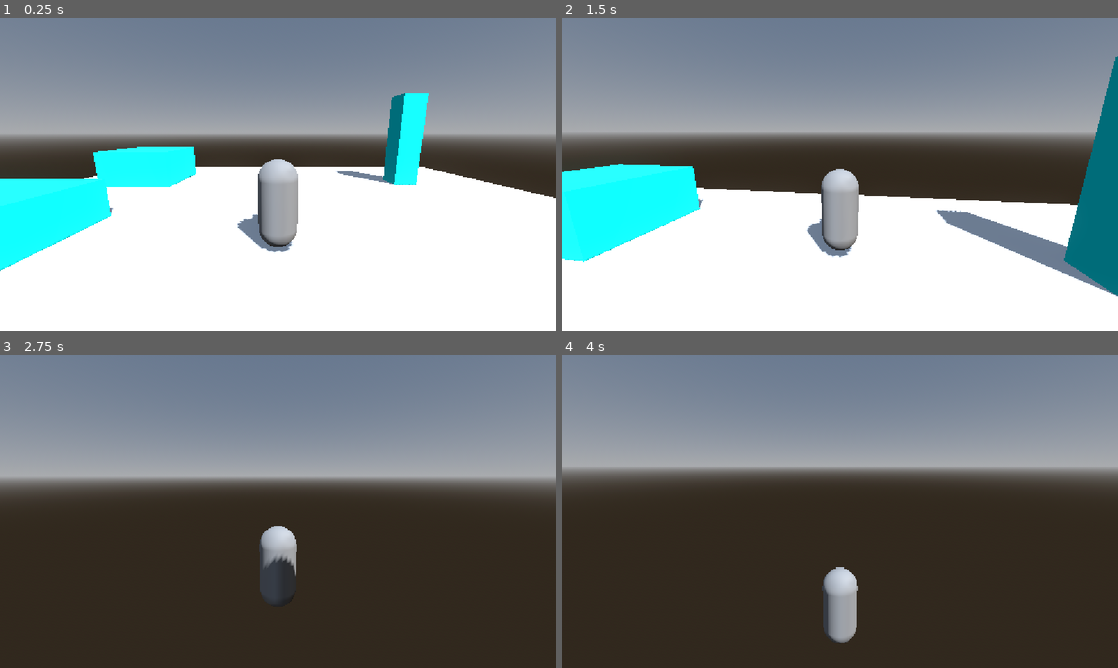
Above: before the commit, frames 1-4 (two rows, left to right).
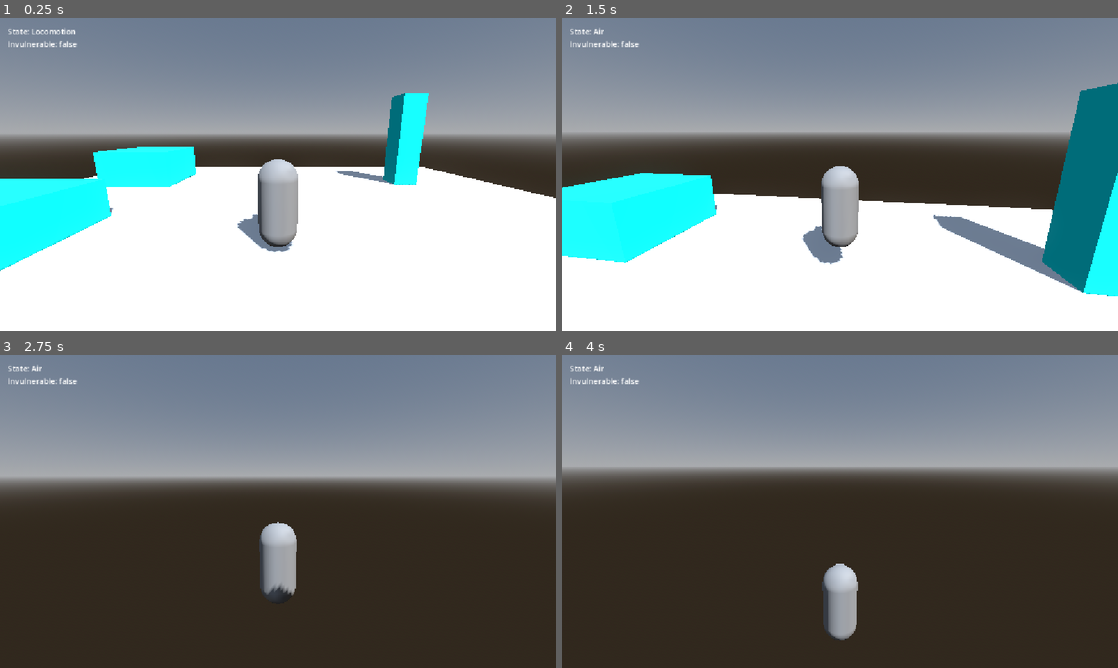
Above: after the commit, the same moments.

Repository: allanbil214/sekiro-like
Game: Godot game, scene res://scenes/arena/test_arena.tscn
Two runs of this game, one before a commit and one after it. Both use one fixed random seed, a clock stepped at 60 frames per second and the inputs below.
Inputs (mouse positions are in pixels of both pictures, inside the frame that each line leads up to):
- Up to frame 1 (0.25 s): no input
- Up to frame 2 (1.5 s): tap Enter at 0.5 s; move the mouse to (867, 174) at 0.52 s; hold Shift (dodge) 0.53-1.28 s; hold W (move_forward) from 0.53 s (still down); tap Space (jump) at 0.77, 0.8, 1.07, 1.35 s; move the mouse to (812, 174) at 1.27 s
- Up to frame 3 (2.75 s): keep holding W (move_forward); tap Space (jump) at 1.52, 1.82, 2.3 s; tap Shift (dodge) at 1.55 s; move the mouse to (289, 505) at 2.02 s; hold Shift (dodge) from 2.03 s (still down)
- Up to frame 4 (4 s): keep holding W (move_forward); move the mouse to (834, 517) at 2.77 s; release Shift (dodge) at 2.78 s; tap Shift (dodge) at 2.85 s; tap Space (jump) at 3.02, 3.32, 3.6, 3.77 s; move the mouse to (878, 514) at 3.52 s

The runs differ from the first frame. In frame 1, 0.2% of the frame differs, in the area x 1-20%, y 3-74%; in frame 2, 9.6%, in the area x 0-100%, y 3-90%; in frame 3, 0.9%; in frame 4, 0.4%.

Commit message:
feat: add state machine, dodge, jump, dash (step2a)

Diff:
--- /dev/null
+++ b/actions/dodge.tres
@@ -0,0 +1,14 @@
+[gd_resource type="Resource" script_class="ActionData" format=3]
+
+[ext_resource type="Script" path="res://resources/action_data.gd" id="1_actiondata"]
+
+[resource]
+script = ExtResource("1_actiondata")
+kind = 1
+animation = &"dodge"
+duration = 0.45
+locked_until = 0.3
+cancel_window = Vector2(0.3, 0.45)
+iframes = Vector2(0.05, 0.28)
+move_speed = 11.0
+move_window = Vector2(0, 0.3)
--- /dev/null
+++ b/resources/action_data.gd
@@ -0,0 +1,63 @@
+class_name ActionData
+extends Resource
+## Data for one action (dodge, attack, heal...). Edit the .tres in the Inspector.
+## All times are in seconds from the start of the action. Windows are (start, end).
+
+enum Kind { ATTACK, DODGE, GUARD, HEAL, JUMP, WALL_JUMP, LEDGE_CLIMB, PERILOUS_THRUST, PERILOUS_SWEEP, GRAB, OTHER }
+
+@export var kind: Kind = Kind.ATTACK
+@export var animation: StringName
+@export var duration: float = 0.8
+## Speed of the action clock. Animations will follow this later.
+@export var speed_scale: float = 1.0
+
+@export_group("Windows")
+## No other action is allowed before this time.
+@export var locked_until: float = 0.5
+## When the action may be interrupted. (0, 0) means from locked_until to the end.
+@export var cancel_window: Vector2 = Vector2.ZERO
+## Not used yet (attack chaining, Step 3).
+@export var buffer_window: Vector2 = Vector2.ZERO
+## Hitbox active window (used from Step 4).
+@export var active_hit: Vector2 = Vector2.ZERO
+## Invulnerable window.
+@export var iframes: Vector2 = Vector2.ZERO
+
+@export_group("Movement")
+@export var move_speed: float = 0.0
+@export var move_window: Vector2 = Vector2.ZERO
+## Speed fades linearly to 0 across move_window.
+@export var move_fade: bool = true
+
+@export_group("Combat")
+@export var damage: float = 0.0
+@export var posture_damage: float = 0.0
+@export var guardable: bool = true
+@export var deflectable: bool = true
+@export var pauses_posture_regen: bool = true
+## Next action in a combo. Loop back to the first one for the combo loop.
+@export var combo_next: ActionData
+
+
+static func in_window(window: Vector2, time: float) -> bool:
+	return time >= window.x and time < window.y
+
+
+func is_locked(time: float) -> bool:
+	return time < locked_until
+
+
+func can_cancel(time: float) -> bool:
+	if time < locked_until:
+		return false
+	if cancel_window == Vector2.ZERO:
+		return true
+	return in_window(cancel_window, time)
+
+
+func has_iframes(time: float) -> bool:
+	return in_window(iframes, time)
+
+
+func is_hit_active(time: float) -> bool:
+	return in_window(active_hit, time)
--- a/scenes/player/player.tscn
+++ b/scenes/player/player.tscn
@@ -2,6 +2,13 @@
 
 [ext_resource type="Script" uid="uid://dihu6p5qetbd5" path="res://scripts/player/player.gd" id="1_dovo2"]
 [ext_resource type="Script" uid="uid://cihgadc8vxu18" path="res://scripts/player/camera_rig.gd" id="2_gmlin"]
+[ext_resource type="Script" uid="uid://bmsjl77m5j8qw" path="res://scripts/player/states/state_machine.gd" id="3_5gtgg"]
+[ext_resource type="Script" uid="uid://bk7e1ftndsj83" path="res://scripts/player/states/locomotion_state.gd" id="4_h17s1"]
+[ext_resource type="Script" uid="uid://n7b80fl5racg" path="res://scripts/player/states/air_state.gd" id="5_je7p5"]
+[ext_resource type="Script" uid="uid://dbyobsb5bm262" path="res://scripts/player/states/dodge_state.gd" id="6_fm80t"]
+[ext_resource type="Resource" path="res://actions/dodge.tres" id="7_gx1jg"]
+[ext_resource type="Script" uid="uid://cc8d2yi3m60l5" path="res://scripts/player/states/dash_state.gd" id="8_ugbui"]
+[ext_resource type="Script" uid="uid://cnqtx575vtp13" path="res://scripts/ui/debug_overlay.gd" id="9_fcs02"]
 
 [sub_resource type="CapsuleShape3D" id="CapsuleShape3D_wynvb"]
 radius = 0.4
@@ -42,3 +49,24 @@
 spring_length = 4.0
 
 [node name="Camera3D" type="Camera3D" parent="CameraRig/SpringArm3D" unique_id=1164152523]
+
+[node name="StateMachine" type="Node" parent="." unique_id=1232450398 node_paths=PackedStringArray("initial_state")]
+script = ExtResource("3_5gtgg")
+initial_state = NodePath("Locomotion")
+metadata/_custom_type_script = "uid://bmsjl77m5j8qw"
+
+[node name="Locomotion" type="Node" parent="StateMachine" unique_id=1963598198]
+script = ExtResource("4_h17s1")
+
+[node name="Air" type="Node" parent="StateMachine" unique_id=35076688]
+script = ExtResource("5_je7p5")
+
+[node name="Dodge" type="Node" parent="StateMachine" unique_id=1458400888]
+script = ExtResource("6_fm80t")
+action = ExtResource("7_gx1jg")
+
+[node name="Dash" type="Node" parent="StateMachine" unique_id=702889451]
+script = ExtResource("8_ugbui")
+
+[node name="DebugOverlay" type="CanvasLayer" parent="." unique_id=1008711021]
+script = ExtResource("9_fcs02")
--- /dev/null
+++ b/scripts/player/input_buffer.gd
@@ -0,0 +1,40 @@
+class_name InputBuffer
+extends RefCounted
+## Remembers recent button presses so an action pressed slightly early still counts.
+
+var buffer_time: float
+var tracked: Array[StringName] = [&"jump", &"dodge"]
+
+var _time: float = 0.0
+var _pressed_at: Dictionary = {}
+
+
+func _init(p_buffer_time: float = 0.15) -> void:
+	buffer_time = p_buffer_time
+
+
+## Call once per physics frame, before the states run.
+func tick(delta: float) -> void:
+	_time += delta
+	for action in tracked:
+		if Input.is_action_just_pressed(action):
+			_pressed_at[action] = _time
+
+
+func has_pressed(action: StringName) -> bool:
+	if not _pressed_at.has(action):
+		return false
+	var pressed_time: float = _pressed_at[action]
+	return _time - pressed_time <= buffer_time
+
+
+## True if the action was pressed recently. Using it up so it can't trigger twice.
+func consume(action: StringName) -> bool:
+	if has_pressed(action):
+		_pressed_at.erase(action)
+		return true
+	return false
+
+
+func clear(action: StringName) -> void:
+	_pressed_at.erase(action)
--- a/scripts/player/player.gd
+++ b/scripts/player/player.gd
@@ -1,9 +1,11 @@
+class_name Player
 extends CharacterBody3D
-## Step 1: basic movement + jump. Will be restructured into states in step 2.
+## Shared player data and helpers. Behavior lives in the states under StateMachine.
 
 @export_group("Movement")
 @export var run_speed: float = 6.5
 @export var walk_speed: float = 2.5
+@export var dash_speed: float = 9.0
 @export var acceleration: float = 50.0
 @export var deceleration: float = 60.0
 @export var turn_speed: float = 18.0
@@ -12,48 +14,60 @@
 @export var jump_velocity: float = 7.0
 @export var gravity_multiplier: float = 2.0
 @export var coyote_time: float = 0.1
-@export var jump_buffer_time: float = 0.15
+
+@export_group("Input")
+@export var input_buffer_time: float = 0.15
 
 ## Guard will set this later to force walking.
 var walk_only: bool = false
+## Set by actions during their i-frame window (read by the damage system in Step 4).
+var invulnerable: bool = false
+var coyote_timer: float = 0.0
+var input_buffer: InputBuffer
 
-var _coyote_timer: float = 0.0
-var _jump_buffer_timer: float = 0.0
+@onready var visual: Node3D = $Visual
+@onready var camera_rig: Node3D = $CameraRig
+@onready var state_machine: StateMachine = $StateMachine
 
-@onready var _visual: Node3D = $Visual
-@onready var _camera_rig: Node3D = $CameraRig
+
+func _ready() -> void:
+	input_buffer = InputBuffer.new(input_buffer_time)
+	state_machine.setup(self)
+	state_machine.start()
 
 
 func _physics_process(delta: float) -> void:
-	_apply_gravity_and_jump(delta)
-	_apply_movement(delta)
+	input_buffer.tick(delta)
+	state_machine.physics_update(delta)
 	move_and_slide()
 
 
-func _apply_gravity_and_jump(delta: float) -> void:
-	if is_on_floor():
-		_coyote_timer = coyote_time
-	else:
-		_coyote_timer = maxf(_coyote_timer - delta, 0.0)
-		velocity += get_gravity() * gravity_multiplier * delta
-
-	if Input.is_action_just_pressed("jump"):
-		_jump_buffer_timer = jump_buffer_time
-	else:
-		_jump_buffer_timer = maxf(_jump_buffer_timer - delta, 0.0)
-
-	if _jump_buffer_timer > 0.0 and _coyote_timer > 0.0:
-		velocity.y = jump_velocity
-		_jump_buffer_timer = 0.0
-		_coyote_timer = 0.0
+## Movement input in world space, relative to the camera. Length 0 to 1.
+func get_move_input() -> Vector3:
+	var input_dir := Input.get_vector("move_left", "move_right", "move_forward", "move_back")
+	var cam_basis := Basis(Vector3.UP, camera_rig.global_rotation.y)
+	return cam_basis * Vector3(input_dir.x, 0.0, input_dir.y)
 
 
-func _apply_movement(delta: float) -> void:
-	var input_dir := Input.get_vector("move_left", "move_right", "move_forward", "move_back")
-	var cam_basis := Basis(Vector3.UP, _camera_rig.global_rotation.y)
-	var move_dir: Vector3 = cam_basis * Vector3(input_dir.x, 0.0, input_dir.y)
+func get_move_speed() -> float:
+	return walk_speed if walk_only else run_speed
 
-	var speed := walk_speed if walk_only else run_speed
+
+func get_facing_direction() -> Vector3:
+	return -visual.global_transform.basis.z
+
+
+func apply_gravity(delta: float) -> void:
+	velocity += get_gravity() * gravity_multiplier * delta
+
+
+func start_jump() -> void:
+	velocity.y = jump_velocity
+	coyote_timer = 0.0
+
+
+func apply_horizontal_movement(delta: float, speed: float) -> void:
+	var move_dir := get_move_input()
 	var target_vel := move_dir * speed
 	var horizontal := Vector3(velocity.x, 0.0, velocity.z)
 	var rate := acceleration if move_dir.length_squared() > 0.0 else deceleration
@@ -61,7 +75,31 @@
 	velocity.x = horizontal.x
 	velocity.z = horizontal.z
 
+
+func decelerate(delta: float) -> void:
+	var horizontal := Vector3(velocity.x, 0.0, velocity.z)
+	horizontal = horizontal.move_toward(Vector3.ZERO, deceleration * delta)
+	velocity.x = horizontal.x
+	velocity.z = horizontal.z
+
+
+func set_horizontal_velocity(v: Vector3) -> void:
+	velocity.x = v.x
+	velocity.z = v.z
+
+
+## Turn smoothly toward the movement input (if any).
+func face_input(delta: float) -> void:
+	var move_dir := get_move_input()
 	if move_dir.length_squared() > 0.01:
-		var target_yaw := atan2(-move_dir.x, -move_dir.z)
-		_visual.rotation.y = lerp_angle(
-				_visual.rotation.y, target_yaw, 1.0 - exp(-turn_speed * delta))
+		face_direction(move_dir, delta)
+
+
+func face_direction(dir: Vector3, delta: float) -> void:
+	var target_yaw := atan2(-dir.x, -dir.z)
+	visual.rotation.y = lerp_angle(visual.rotation.y, target_yaw, 1.0 - exp(-turn_speed * delta))
+
+
+## Turn instantly (used when an action starts).
+func snap_facing(dir: Vector3) -> void:
+	visual.rotation.y = atan2(-dir.x, -dir.z)
--- /dev/null
+++ b/scripts/player/states/action_state.gd
@@ -0,0 +1,67 @@
+class_name ActionState
+extends State
+## Runs any ActionData on an "action clock". Windows in the data are read against
+## action_time, so a later AnimationPlayer can simply follow it. Dodge, attacks, and
+## other actions extend this.
+
+@export var action: ActionData
+
+var action_time: float = 0.0
+var speed_scale: float = 1.0
+
+var _move_dir: Vector3 = Vector3.ZERO
+var _move_speed_multiplier: float = 1.0
+
+
+func enter(previous: StringName) -> void:
+	action_time = 0.0
+	speed_scale = action.speed_scale
+	_move_dir = Vector3.ZERO
+	_move_speed_multiplier = 1.0
+	_on_action_enter(previous)
+
+
+func exit(_next: StringName) -> void:
+	player.invulnerable = false
+	_on_action_exit()
+
+
+func physics_update(delta: float) -> void:
+	action_time += delta * speed_scale
+	player.invulnerable = action.has_iframes(action_time)
+	if not player.is_on_floor():
+		player.apply_gravity(delta)
+	_apply_action_movement(delta)
+	_on_action_update(delta)
+	if machine.current != self:
+		return
+	if action_time >= action.duration:
+		_on_action_finished()
+
+
+func _apply_action_movement(delta: float) -> void:
+	var window := action.move_window
+	if _move_dir != Vector3.ZERO and ActionData.in_window(window, action_time):
+		var factor := 1.0
+		if action.move_fade:
+			factor = 1.0 - (action_time - window.x) / maxf(window.y - window.x, 0.001)
+		player.set_horizontal_velocity(_move_dir * action.move_speed * _move_speed_multiplier * factor)
+	else:
+		player.decelerate(delta)
+
+
+## Hooks for subclasses.
+func _on_action_enter(_previous: StringName) -> void:
+	pass
+
+
+func _on_action_exit() -> void:
+	pass
+
+
+func _on_action_update(_delta: float) -> void:
+	pass
+
+
+func _on_action_finished() -> void:
+	machine.transition_to(&"Locomotion")
--- /dev/null
+++ b/scripts/player/states/air_state.gd
@@ -0,0 +1,14 @@
+class_name AirState
+extends State
+## In the air: gravity, air control, coyote jump, and landing.
+
+
+func physics_update(delta: float) -> void:
+	player.coyote_timer = maxf(player.coyote_timer - delta, 0.0)
+	player.apply_gravity(delta)
+	if player.coyote_timer > 0.0 and player.input_buffer.consume(&"jump"):
+		player.start_jump()
+	player.apply_horizontal_movement(delta, player.get_move_speed())
+	player.face_input(delta)
+	if player.is_on_floor() and player.velocity.y <= 0.0:
+		machine.transition_to(&"Locomotion")
--- /dev/null
+++ b/scripts/player/states/dash_state.gd
@@ -0,0 +1,21 @@
+class_name DashState
+extends State
+## Fast run while the dodge button stays held. Ends on release, no movement input,
+## leaving the ground, or jumping.
+
+
+func physics_update(delta: float) -> void:
+	if not player.is_on_floor():
+		player.coyote_timer = player.coyote_time
+		machine.transition_to(&"Air")
+		return
+	if player.input_buffer.consume(&"jump"):
+		player.start_jump()
+		machine.transition_to(&"Air")
+		return
+	var has_input := player.get_move_input().length_squared() > 0.01
+	if not Input.is_action_pressed("dodge") or not has_input:
+		machine.transition_to(&"Locomotion")
+		return
+	player.apply_horizontal_movement(delta, player.dash_speed)
+	player.face_input(delta)
--- /dev/null
+++ b/scripts/player/states/dodge_state.gd
@@ -0,0 +1,37 @@
+class_name DodgeState
+extends ActionState
+## Dodge: a burst of movement with i-frames. Direction follows the movement input;
+## with no input it is a backstep. Holding the dodge button after the locked window
+## ends turns it into a dash.
+
+@export var backstep_speed_multiplier: float = 0.7
+
+
+func _on_action_enter(_previous: StringName) -> void:
+	var input_dir := player.get_move_input()
+	if input_dir.length_squared() > 0.01:
+		_move_dir = input_dir.normalized()
+		_move_speed_multiplier = 1.0
+		player.snap_facing(_move_dir)
+	else:
+		var back := -player.get_facing_direction()
+		back.y = 0.0
+		_move_dir = back.normalized()
+		_move_speed_multiplier = backstep_speed_multiplier
+
+
+func _on_action_update(_delta: float) -> void:
+	if not action.can_cancel(action_time):
+		return
+	if player.is_on_floor() and player.input_buffer.consume(&"jump"):
+		player.start_jump()
+		machine.transition_to(&"Air")
+		return
+	if player.input_buffer.consume(&"dodge"):
+		machine.transition_to(&"Dodge")
+		return
+	if player.get_move_input().length_squared() > 0.01:
+		if Input.is_action_pressed("dodge"):
+			machine.transition_to(&"Dash")
+		else:
+			machine.transition_to(&"Locomotion")
--- /dev/null
+++ b/scripts/player/states/locomotion_state.gd
@@ -0,0 +1,19 @@
+class_name LocomotionState
+extends State
+## Normal ground movement. Starts jumps and dodges.
+
+
+func physics_update(delta: float) -> void:
+	if not player.is_on_floor():
+		player.coyote_timer = player.coyote_time
+		machine.transition_to(&"Air")
+		return
+	if player.input_buffer.consume(&"jump"):
+		player.start_jump()
+		machine.transition_to(&"Air")
+		return
+	if player.input_buffer.consume(&"dodge"):
+		machine.transition_to(&"Dodge")
+		return
+	player.apply_horizontal_movement(delta, player.get_move_speed())
+	player.face_input(delta)
--- /dev/null
+++ b/scripts/player/states/state.gd
@@ -0,0 +1,18 @@
+class_name State
+extends Node
+## Base class for player states. Set up by StateMachine.
+
+var player: Player
+var machine: StateMachine
+
+
+func enter(_previous: StringName) -> void:
+	pass
+
+
+func exit(_next: StringName) -> void:
+	pass
+
+
+func physics_update(_delta: float) -> void:
+	pass
--- /dev/null
+++ b/scripts/player/states/state_machine.gd
@@ -0,0 +1,51 @@
+class_name StateMachine
+extends Node
+## Holds the player's states (its child nodes) and switches between them.
+## The Player calls physics_update() so the update order stays predictable.
+
+@export var initial_state: State
+
+var current: State
+
+var _states: Dictionary = {}
+
+
+func setup(player: Player) -> void:
+	for child in get_children():
+		var state := child as State
+		if state == null:
+			continue
+		state.player = player
+		state.machine = self
+		_states[state.name] = state
+
+
+func start() -> void:
+	assert(initial_state != null, "StateMachine: set Initial State in the Inspector.")
+	current = initial_state
+	current.enter(&"")
+
+
+func physics_update(delta: float) -> void:
+	if current != null:
+		current.physics_update(delta)
+
+
+## Switch state. Callers should return right after calling this.
+func transition_to(state_name: StringName) -> void:
+	var next: State = _states.get(state_name)
+	if next == null:
+		push_error("StateMachine: no state named '%s'" % str(state_name))
+		return
+	var previous: StringName = &""
+	if current != null:
+		previous = current.name
+		current.exit(next.name)
+	current = next
+	current.enter(previous)
+
+
+func get_current_name() -> StringName:
+	if current == null:
+		return &""
+	return current.name
--- /dev/null
+++ b/scripts/ui/debug_overlay.gd
@@ -0,0 +1,36 @@
+class_name DebugOverlay
+extends CanvasLayer
+## Debug info: current state, i-frames, action clock. Must be a direct child of Player.
+
+## Tint the body while the player is invulnerable.
+@export var tint_on_iframes: bool = true
+@export var tint_color: Color = Color(0.3, 0.7, 1.0)
+
+var _player: Player
+var _label: Label
+var _body: MeshInstance3D
+var _tint_material: StandardMaterial3D
+
+
+func _ready() -> void:
+	_player = get_parent() as Player
+	_body = _player.get_node_or_null("Visual/Body") as MeshInstance3D
+	_label = Label.new()
+	_label.position = Vector2(16, 16)
+	add_child(_label)
+	_tint_material = StandardMaterial3D.new()
+	_tint_material.albedo_color = tint_color
+
+
+func _process(_delta: float) -> void:
+	var machine := _player.state_machine
+	var text := "State: %s\nInvulnerable: %s" % [machine.get_current_name(), _player.invulnerable]
+	var action_state := machine.current as ActionState
+	if action_state != null:
+		text += "\nAction time: %.2f / %.2f" % [action_state.action_time, action_state.action.duration]
+	_label.text = text
+	if _body != null:
+		if tint_on_iframes and _player.invulnerable:
+			_body.material_override = _tint_material
+		else:
+			_body.material_override = null
Not shown, added: resources/action_data.gd.uid
Not shown, added: scripts/player/input_buffer.gd.uid
Not shown, added: scripts/player/states/action_state.gd.uid
Not shown, added: scripts/player/states/air_state.gd.uid
Not shown, added: scripts/player/states/dash_state.gd.uid
Not shown, added: scripts/player/states/dodge_state.gd.uid
Not shown, added: scripts/player/states/locomotion_state.gd.uid
Not shown, added: scripts/player/states/state.gd.uid
Not shown, added: scripts/player/states/state_machine.gd.uid
Not shown, added: scripts/ui/debug_overlay.gd.uid
Not shown, changed: docs/handoff.md
Not shown, changed: docs/work-agreements.md
